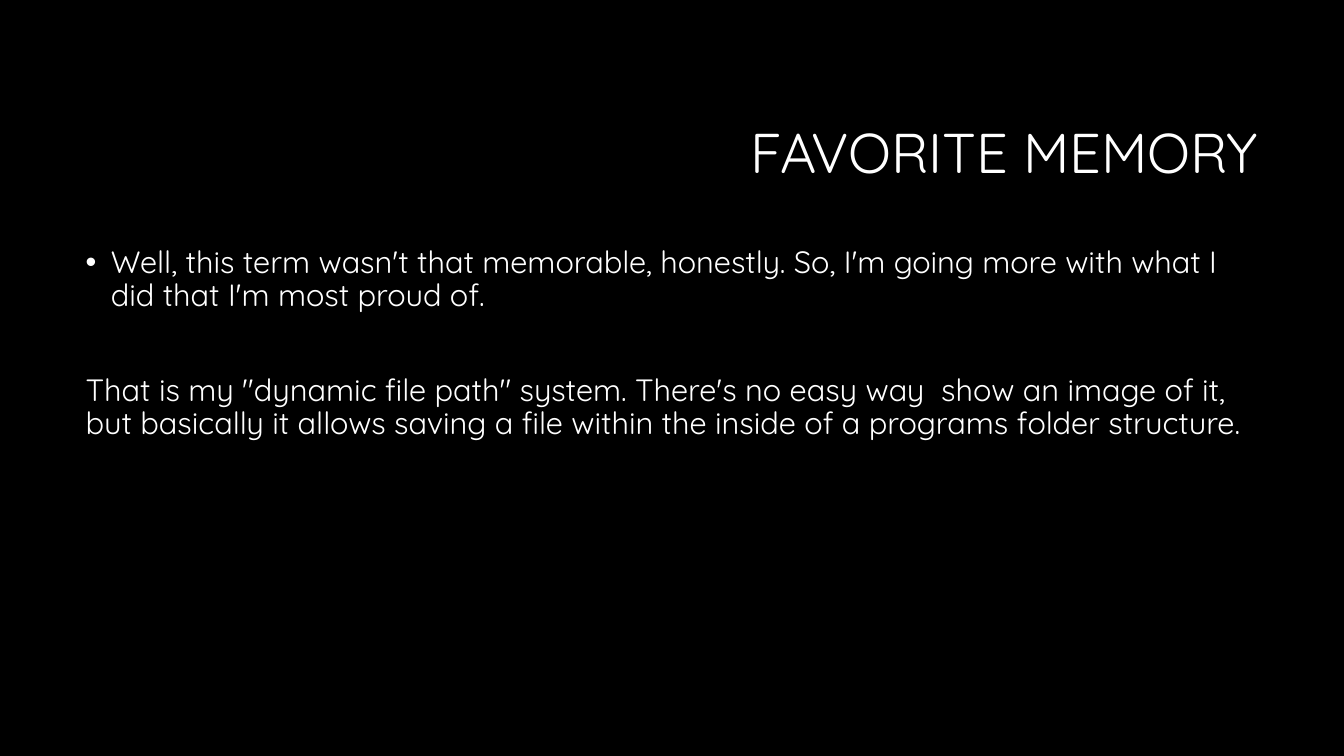
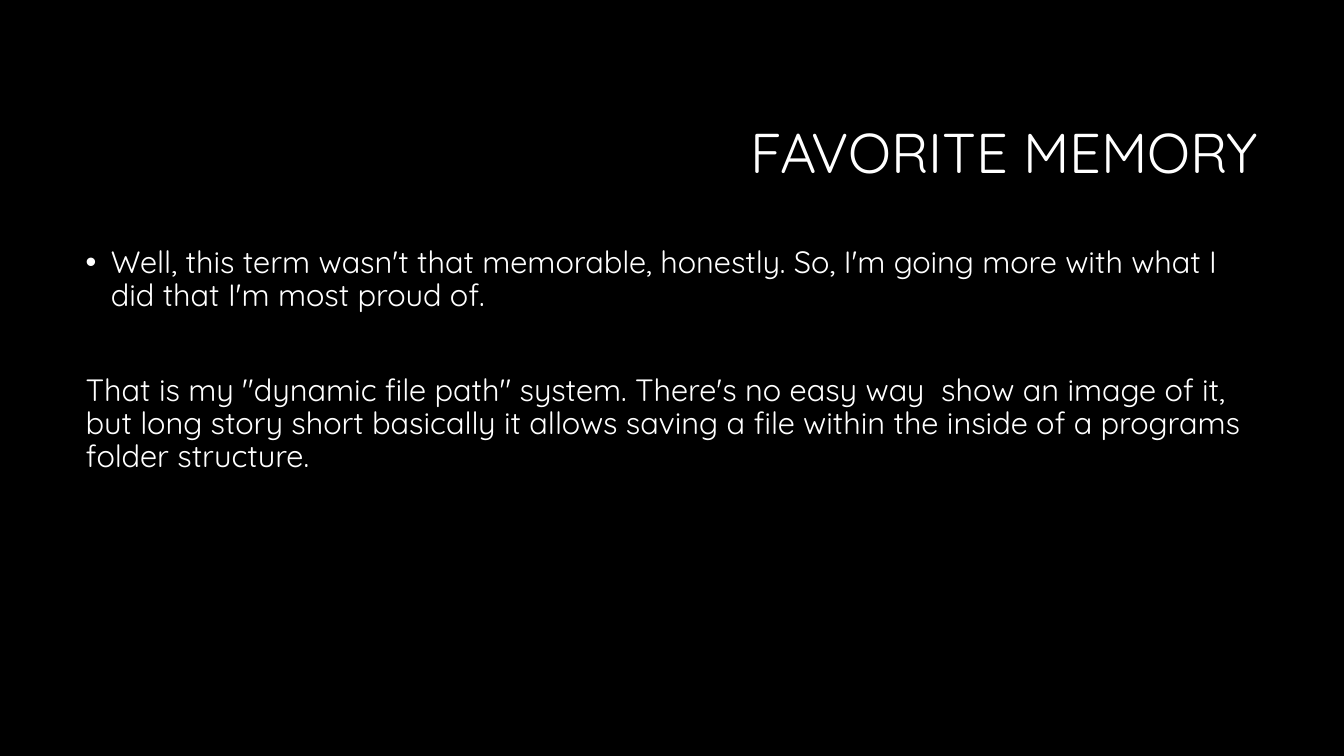
Before and after one commit to CTH-npitx/Presentations, a slide deck: slide 5 of Current Presentation/Spring 2026.pptx. Drawn at 1344x756 pixels with LibreOffice and Linux fonts; fonts in the diff are those of the drawing; background and template pictures are left out. Boxes give left, top, right and bottom in pixels: in the first picture for what was removed or moved away, otherwise in the second. Text is boxed around its words. In the diff, an @@ line names an element or a change of style, - is before the commit and + after.

```diff
--- a/Current Presentation/Spring 2026.pptx
+++ b/Current Presentation/Spring 2026.pptx
@@ text at [86,378,1240,468]: text changed @@
-That is my "dynamic file path" system. There's no easy way show an image of it, but basically it allows saving a file within the inside of a programs folder structure.
+That is my "dynamic file path" system. There's no easy way show an image of it, but long story short basically it allows saving a file within the inside of a programs folder structure.
```
